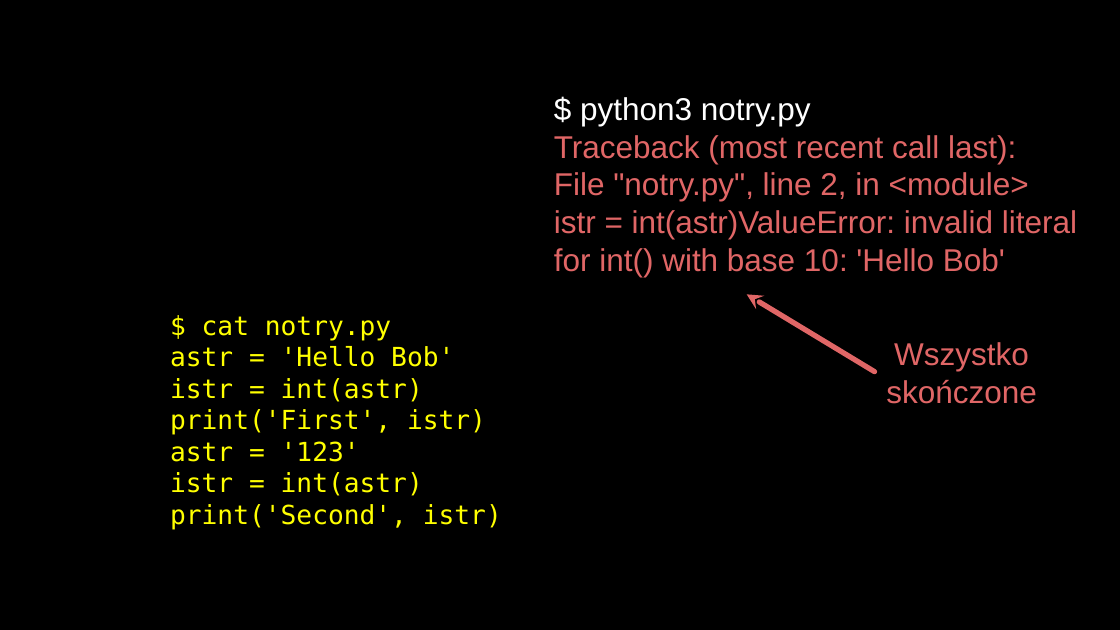
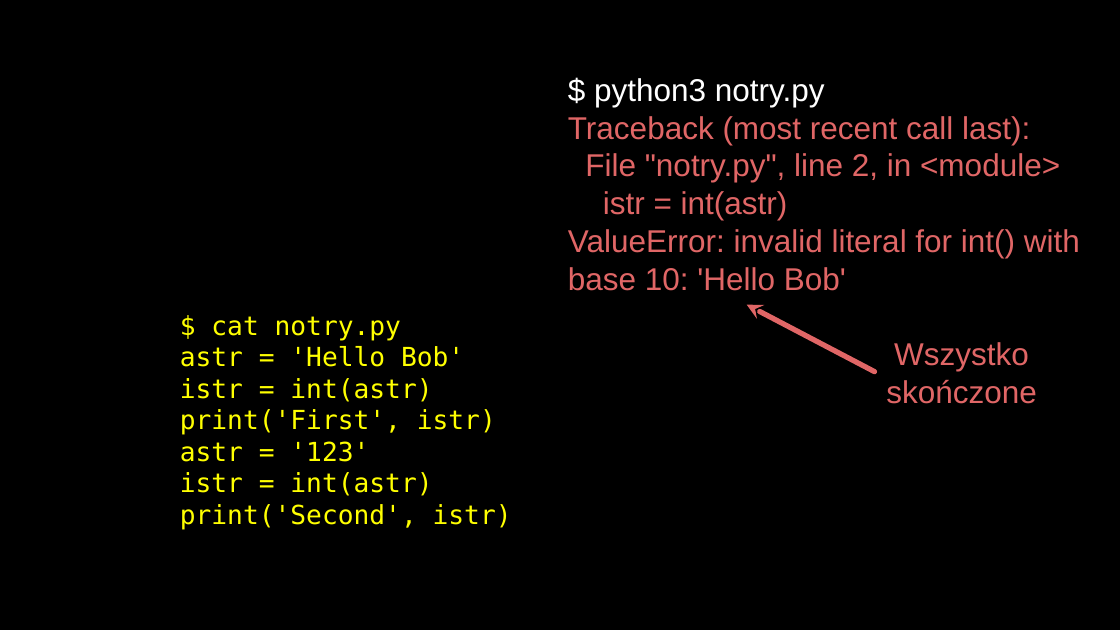
Before and after one commit to andre-wojtowicz/py4e-pl, a slide deck: slide 23 of lectures3/Pythonlearn-03-Conditional.pptx. Drawn at 1120x630 pixels with LibreOffice and Linux fonts; fonts in the diff are those of the drawing. Boxes give left, top, right and bottom in pixels: in the first picture for what was removed or moved away, otherwise in the second. Text is boxed around its words. In the diff, an @@ line names an element or a change of style, - is before the commit and + after.

```diff
--- a/lectures3/Pythonlearn-03-Conditional.pptx
+++ b/lectures3/Pythonlearn-03-Conditional.pptx
@@ text "$ python3 notry.py": place and size @@
-text "$ python3 notry.py" at box(554, 97, 1077, 277)
+text "$ python3 notry.py" at box(568, 78, 1080, 291)
@@ text at box(568, 116, 1080, 291): text changed @@
-Traceback (most recent call last): File "notry.py", line 2, in <module> istr = int(astr)ValueError: invalid literal for int() with base 10: 'Hello Bob'
+Traceback (most recent call last):
+File "notry.py", line 2, in <module>
+istr = int(astr)
+ValueError: invalid literal for int() with base 10: 'Hello Bob'
@@ text "$ cat notry.py": place and size @@
-text "$ cat notry.py" at box(170, 316, 502, 530)
+text "$ cat notry.py" at box(180, 316, 512, 530)
@@ arrow moved from (746, 294) - (874, 372) to (746, 305) - (874, 372) @@
```
Also in this commit, not shown: 15 other slides changed, 39 other files.
